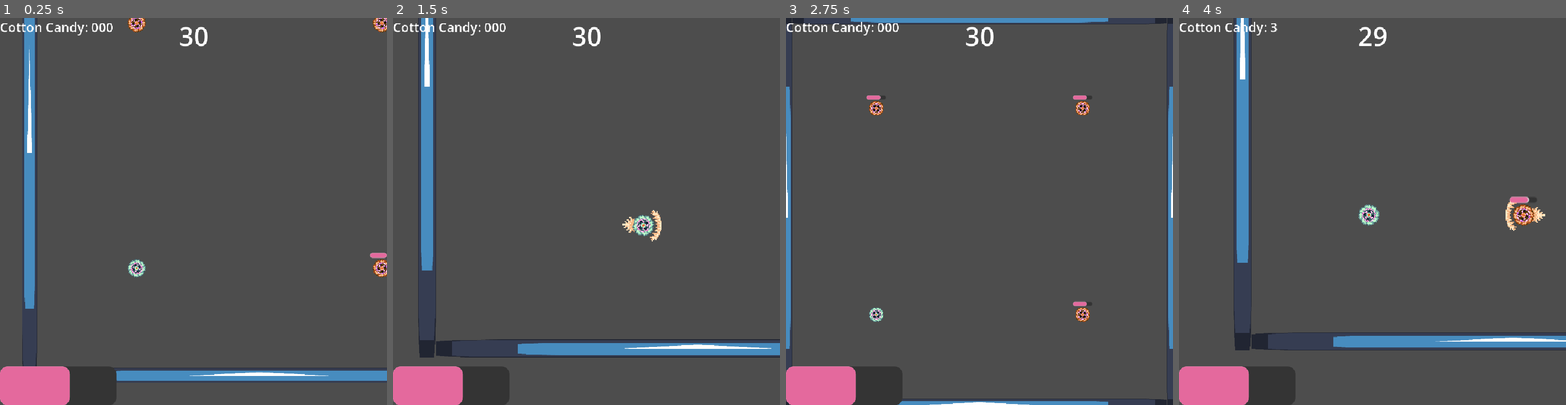
Above: before the commit, frames 1-4 (left to right).
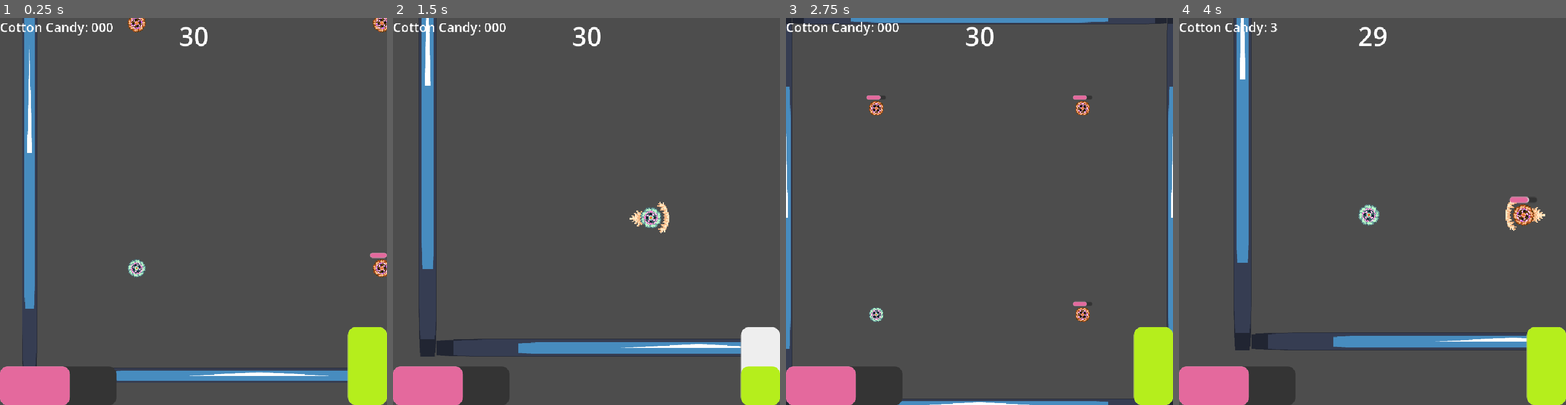
Above: after the commit, the same moments.

Repository: We-ALL-Play-Warthunder-Not-Just-Me/verySeriousSpinningCottonCandyGame
Game: Godot game, scene res://main_game.tscn
The game is run twice, just before and just after one commit, with the same random seed, the same clock (stepped at 60 frames per second) and the same inputs. The engine's default icon, where the game draws it, is replaced by a stand-in: a white triangle on a blue panel in a dark square.
Inputs (mouse positions are in pixels of both pictures, inside the frame that each line leads up to):
- Up to frame 1 (0.25 s): no input
- Up to frame 2 (1.5 s): tap Enter (ui_accept) at 0.5, 0.77 s; move the mouse to (555, 242) at 0.52 s; press the mouse at (555, 242) at 0.53 s; move the mouse to (509, 230) at 1.27 s; release the mouse at (509, 230) at 1.28 s; click (509, 230) at 1.35 s
- Up to frame 3 (2.75 s): tap Enter (ui_accept) at 1.52 s; move the mouse to (1018, 126) at 2.02 s; hold R from 2.03 s (still down); click (1018, 126) at 2.3 s
- Up to frame 4 (4 s): tap Enter (ui_accept) at 2.75, 3.02, 3.77 s; move the mouse to (1353, 288) at 2.77 s; release R at 2.78 s; click (1353, 288) at 2.85 s; move the mouse to (1488, 269) at 3.52 s; press the mouse at (1488, 269) at 3.53 s

The runs differ from the first frame. In frame 1, 2.0% of the frame differs, in the area x 89-100%, y 79-100%; in frame 2, 4.4%, in the area x 6-100%, y 0-100%; in frame 3, 2.0%; in frame 4, 2.0%.

Commit message:
Turned the Dash into a Dash Bar
Turned the Dash into a Stamina bar, more or less. It should allow for more dynamics and be a way to easily add or remove more dashes if we so choose. Kinda liking the feel a bit more with this idea. Enemies don't have a bar for Dash and likely never will. They don't need it. They'll be built different in other ways.

Diff:
--- /dev/null
+++ b/Player/DashBar.tscn
@@ -0,0 +1,73 @@
+[gd_scene format=3 uid="uid://d3tdis6vd653i"]
+
+[ext_resource type="Script" uid="uid://dmpi6m05pr4cv" path="res://Player/dash_bar.gd" id="1_bjmdq"]
+
+[sub_resource type="StyleBoxEmpty" id="StyleBoxEmpty_0j2ni"]
+
+[sub_resource type="StyleBoxFlat" id="StyleBoxFlat_v0k0e"]
+bg_color = Color(0.70980394, 0.93333334, 0.10980392, 1)
+corner_radius_top_left = 20
+corner_radius_top_right = 20
+corner_radius_bottom_right = 20
+corner_radius_bottom_left = 20
+
+[sub_resource type="StyleBoxFlat" id="StyleBoxFlat_0j2ni"]
+bg_color = Color(0.2051174, 0.20511746, 0.20511732, 1)
+corner_radius_top_left = 20
+corner_radius_top_right = 20
+corner_radius_bottom_right = 20
+corner_radius_bottom_left = 20
+
+[sub_resource type="StyleBoxFlat" id="StyleBoxFlat_5wa8t"]
+bg_color = Color(0.93333334, 0.93333334, 0.93333334, 1)
+corner_radius_top_left = 20
+corner_radius_top_right = 20
+corner_radius_bottom_right = 20
+corner_radius_bottom_left = 20
+
+[node name="DashBar" type="ProgressBar" unique_id=159688414 node_paths=PackedStringArray("damagebar", "timer")]
+anchors_preset = -1
+anchor_left = 0.9
+anchor_top = 0.8
+anchor_right = 1.0
+anchor_bottom = 1.0
+offset_left = -1.0
+offset_top = -1.0
+grow_horizontal = 0
+grow_vertical = 0
+theme_override_styles/background = SubResource("StyleBoxEmpty_0j2ni")
+theme_override_styles/fill = SubResource("StyleBoxFlat_v0k0e")
+max_value = 50.0
+step = 1.0
+value = 15.0
+fill_mode = 3
+show_percentage = false
+script = ExtResource("1_bjmdq")
+damagebar = NodePath("Damage")
+timer = NodePath("Timer")
+metadata/_edit_use_anchors_ = true
+
+[node name="Damage" type="ProgressBar" parent="." unique_id=1983276324]
+z_index = -1
+layout_mode = 1
+anchors_preset = 15
+anchor_right = 1.0
+anchor_bottom = 1.0
+grow_horizontal = 2
+grow_vertical = 2
+theme_override_styles/background = SubResource("StyleBoxFlat_0j2ni")
+theme_override_styles/fill = SubResource("StyleBoxFlat_5wa8t")
+max_value = 50.0
+step = 1.0
+value = 25.0
+fill_mode = 3
+show_percentage = false
+metadata/_edit_use_anchors_ = true
+
+[node name="Timer" type="Timer" parent="." unique_id=1379911400]
+wait_time = 0.2
+
+[node name="RechargeIntervals" type="Timer" parent="." unique_id=1754806076]
+one_shot = true
+
+[connection signal="timeout" from="RechargeIntervals" to="." method="recharge_timer_tick"]
--- a/Player/Player.tscn
+++ b/Player/Player.tscn
@@ -10,6 +10,7 @@
 [ext_resource type="Script" uid="uid://clqxigseoeluk" path="res://Player/arrow_display.gd" id="4_j23h2"]
 [ext_resource type="Script" uid="uid://b4re2wm2gcrj4" path="res://Player/UpgradeManager.gd" id="7_vlldt"]
 [ext_resource type="Script" uid="uid://cinvxcnc1wpyu" path="res://Player/PlayerUpgrades.gd" id="8_s1rgi"]
+[ext_resource type="PackedScene" uid="uid://d3tdis6vd653i" path="res://Player/DashBar.tscn" id="9_v0k0e"]
 
 [sub_resource type="PhysicsMaterial" id="PhysicsMaterial_xu11e"]
 friction = 0.0
@@ -96,10 +97,11 @@
 script = ExtResource("8_s1rgi")
 metadata/_custom_type_script = "uid://cinvxcnc1wpyu"
 
+[sub_resource type="CircleShape2D" id="CircleShape2D_tsdbm"]
+radius = 32.0
+
 [sub_resource type="CircleShape2D" id="CircleShape2D_j23h2"]
 radius = 11.0
-
-[sub_resource type="PlaceholderTexture2D" id="PlaceholderTexture2D_0j2ni"]
 
 [node name="Player" type="RigidBody2D" unique_id=222236015]
 mass = 0.005
@@ -152,11 +154,19 @@
 grow_vertical = 1
 health = NodePath("../../HealthComponent")
 
+[node name="DashBar" parent="CanvasLayer" unique_id=159688414 instance=ExtResource("9_v0k0e")]
+
 [node name="upgrade_manager" type="Node" parent="." unique_id=609327852 node_paths=PackedStringArray("health")]
 script = ExtResource("7_vlldt")
 upgrades = SubResource("Resource_j23h2")
 health = NodePath("../HealthComponent")
 metadata/_custom_type_script = "uid://b4re2wm2gcrj4"
+
+[node name="MouseDetection" type="Area2D" parent="." unique_id=1308826148]
+
+[node name="MouseZone" type="CollisionShape2D" parent="MouseDetection" unique_id=2089231502]
+shape = SubResource("CircleShape2D_tsdbm")
+debug_color = Color(0.6327057, 0.92551637, 0.9999998, 0.41960785)
 
 [node name="DamageArea" type="Area2D" parent="." unique_id=1289753861]
 collision_layer = 2
@@ -165,15 +175,7 @@
 shape = SubResource("CircleShape2D_j23h2")
 debug_color = Color(0.9757263, 0, 0.42078322, 0.41960785)
 
-[node name="TheDark" type="Sprite2D" parent="." unique_id=937438025]
-visible = false
-modulate = Color(0.012617188, 0.012617188, 0.012617188, 0.21568628)
-z_index = -1
-position = Vector2(1.5258789e-05, -4.5474735e-13)
-scale = Vector2(400, 400)
-texture = SubResource("PlaceholderTexture2D_0j2ni")
-
 [connection signal="healthDEATH" from="HealthComponent" to="." method="spin_depleted"]
+[connection signal="mouse_entered" from="MouseDetection" to="." method="switch_mouse_states"]
+[connection signal="mouse_exited" from="MouseDetection" to="." method="switch_mouse_states"]
 [connection signal="body_entered" from="DamageArea" to="." method="_on_damage_area_entered"]
-[connection signal="mouse_entered" from="DamageArea" to="." method="switch_mouse_states"]
-[connection signal="mouse_exited" from="DamageArea" to="." method="switch_mouse_states"]
--- /dev/null
+++ b/Player/dash_bar.gd
@@ -0,0 +1,45 @@
+extends ProgressBar
+
+@export var damagebar: ProgressBar
+@export var timer: Timer
+@onready var recharge_timer = $RechargeIntervals
+var recharge_rate = 10
+
+# Called when the node enters the scene tree for the first time.
+func _ready() -> void:
+	timer.timeout.connect(_onTimerTimeout)
+	# Inital stamina bar
+	value = 50
+	max_value = 50
+	damagebar.value = 50
+	damagebar.max_value = 50
+
+func takeDamage(damage: int) -> void:
+	var old: int = value
+	value -= damage
+	updateStaminaBar(value, old)
+
+func updateStaminaBar(newStam: int, oldStam: int) -> void:
+	if newStam <= oldStam:
+		value = newStam
+		timer.start()
+		recharge_timer.start()
+	#elif newStam > oldStam: #When you regain health waow waow waow | Don't mind me, just borrowing all this - G
+		#damagebar.value = newStam
+		#await get_tree().create_timer(timer.wait_time).timeout # Suspect timer
+		#value = newStam
+	else:
+		damagebar.value = value
+
+func updateMaxStam(newMax: int, oldMax: int) -> void:
+	max_value = newMax
+	damagebar.max_value = newMax
+
+func _onTimerTimeout() -> void:
+	damagebar.value = value
+
+func recharge_timer_tick():
+	if max_value > value:
+		print("Refilling...")
+		value += recharge_rate
+		recharge_timer.start()
--- a/Player/player_rigid.gd
+++ b/Player/player_rigid.gd
@@ -5,6 +5,7 @@
 var amplifier = 0.0
 var max_power = 60
 var dash_time = 3
+var dash_damage = 25
 var max_damage = 15
 var candy_multiplier
 var mouse_on_player = false
@@ -13,7 +14,8 @@
 @onready var animations = $VerySeriousPlayer/PlayerAnimations
 @onready var hit_box = $DamageArea/PlayerHitBox
 @onready var dash_graphic = $VerySeriousDash
-@onready var the_dark = $TheDark
+@onready var the_dark = get_node("/root/MainGame/TheDark")
+@onready var dash_bar = $CanvasLayer/DashBar
 var can_dash = true
 var aiming = false
 var dash_countdown
@@ -24,9 +26,9 @@
 # Called every frame. 'delta' is the elapsed time since the previous frame.
 func _process(delta: float) -> void:
 	if center_stage.round_playing == true:
-		if can_dash == true:
+		if dash_bar.value > dash_damage:
 			if Input.is_action_just_pressed("MouseLeftClick") and mouse_on_player == true:
-				Engine.set_time_scale(0.1)
+				Engine.set_time_scale(0.2)
 				aiming = true
 				the_dark.visible = true
 			if aiming == true:
@@ -39,7 +41,7 @@
 				if Input.is_action_just_released("MouseLeftClick"):
 					#print("Send!")
 					the_dark.visible = false
-					can_dash = false
+					dash_bar.takeDamage(dash_damage)
 					aiming = false
 					dash_countdown = dash_time
 					dash_graphic.visible = true
@@ -53,10 +55,7 @@
 					#print(lim_force)
 		else:
 			dash_countdown -= delta
-			#print(int(ceili(dash_countdown)))
-			if dash_countdown < 0:
-				can_dash = true
-			elif dash_countdown < dash_time/3:
+			if dash_countdown < dash_time/3:
 				dash_graphic.visible = false
 
 		if health.CurrentHP > (health.MaxHp/2):
@@ -79,7 +78,6 @@
 				amplifier = (max_amplifier/2)
 		else:
 			animations.stop()
-		print(amplifier)
 	else:
 		self.linear_velocity.lerp(Vector2(0,0),30)
 		health.HealthDecay = 0
--- a/TestTimer.gd
+++ b/TestTimer.gd
@@ -1,6 +1,7 @@
 extends Label
 
 @onready var countdown = $Timer
+@onready var the_dark = get_node("/root/MainGame/TheDark")
 @onready var round_over_text = get_node("/root/MainGame/CanvasLayer/EndText")
 @onready var center_stage = get_node("/root/MainGame/CenterStage")
 @onready var candy_tracker = get_node("/root/MainGame/CanvasLayer/CottonCandyTracker")
@@ -46,6 +47,7 @@
 func round_end():
 	Engine.set_time_scale(1.0)
 	camera.switch_camera_points(center_stage)
+	the_dark.visible = false
 	round_over = true
 	center_stage.round_playing = false
 	candy_tracker.get_child(0).set_one_shot(true)
--- a/main_game.tscn
+++ b/main_game.tscn
@@ -13,6 +13,8 @@
 
 [sub_resource type="RectangleShape2D" id="RectangleShape2D_tsdbm"]
 size = Vector2(128.00002, 128)
+
+[sub_resource type="PlaceholderTexture2D" id="PlaceholderTexture2D_mf81u"]
 
 [node name="MainGame" type="Node" unique_id=2037128485]
 
@@ -65,6 +67,14 @@
 [node name="CollisionShape2D" type="CollisionShape2D" parent="Wall4/StaticBody2D" unique_id=194563356]
 scale = Vector2(0.9999999, 0.9999998)
 shape = SubResource("RectangleShape2D_tsdbm")
+
+[node name="TheDark" type="Sprite2D" parent="." unique_id=1887689143]
+visible = false
+modulate = Color(0.012617188, 0.012617188, 0.012617188, 0.21568628)
+z_index = -1
+position = Vector2(1.5258789e-05, -4.5474735e-13)
+scale = Vector2(2000, 2000)
+texture = SubResource("PlaceholderTexture2D_mf81u")
 
 [node name="Spinners" type="Node" parent="." unique_id=1643844216]
 
Not shown, added: Player/dash_bar.gd.uid
